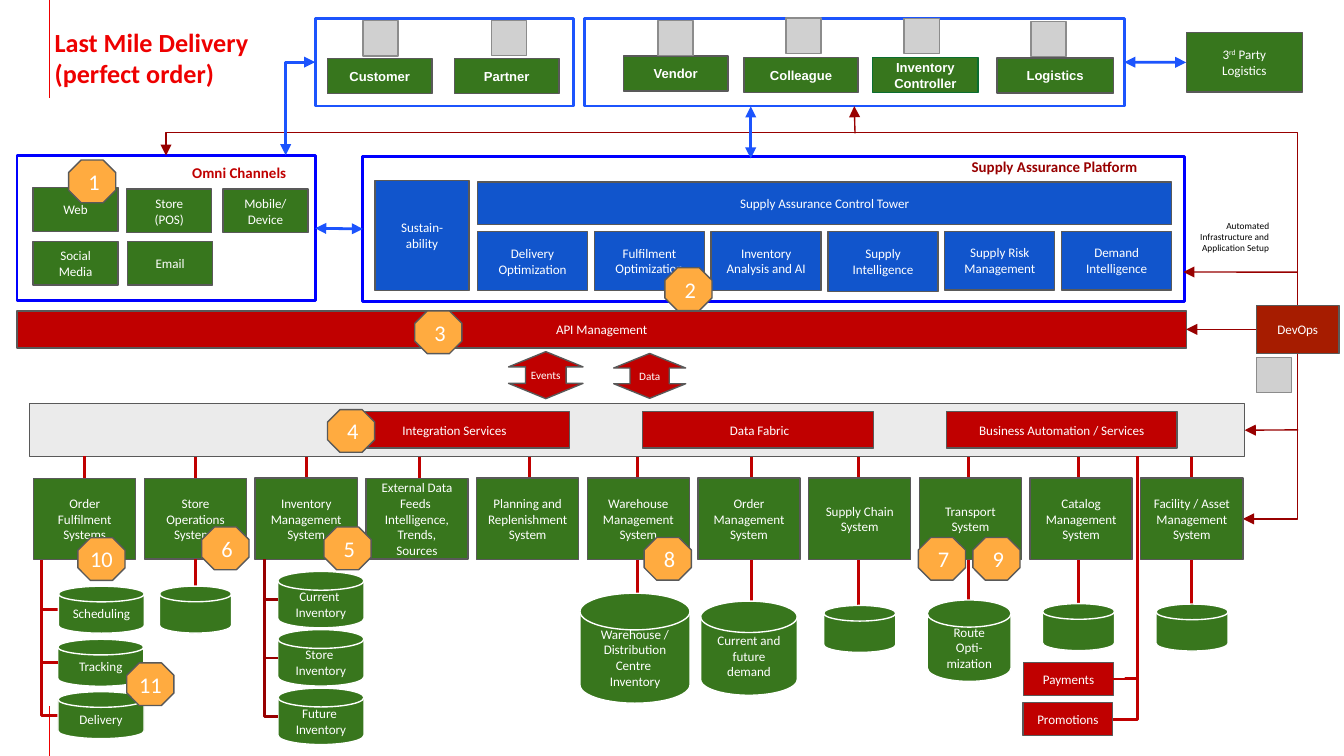
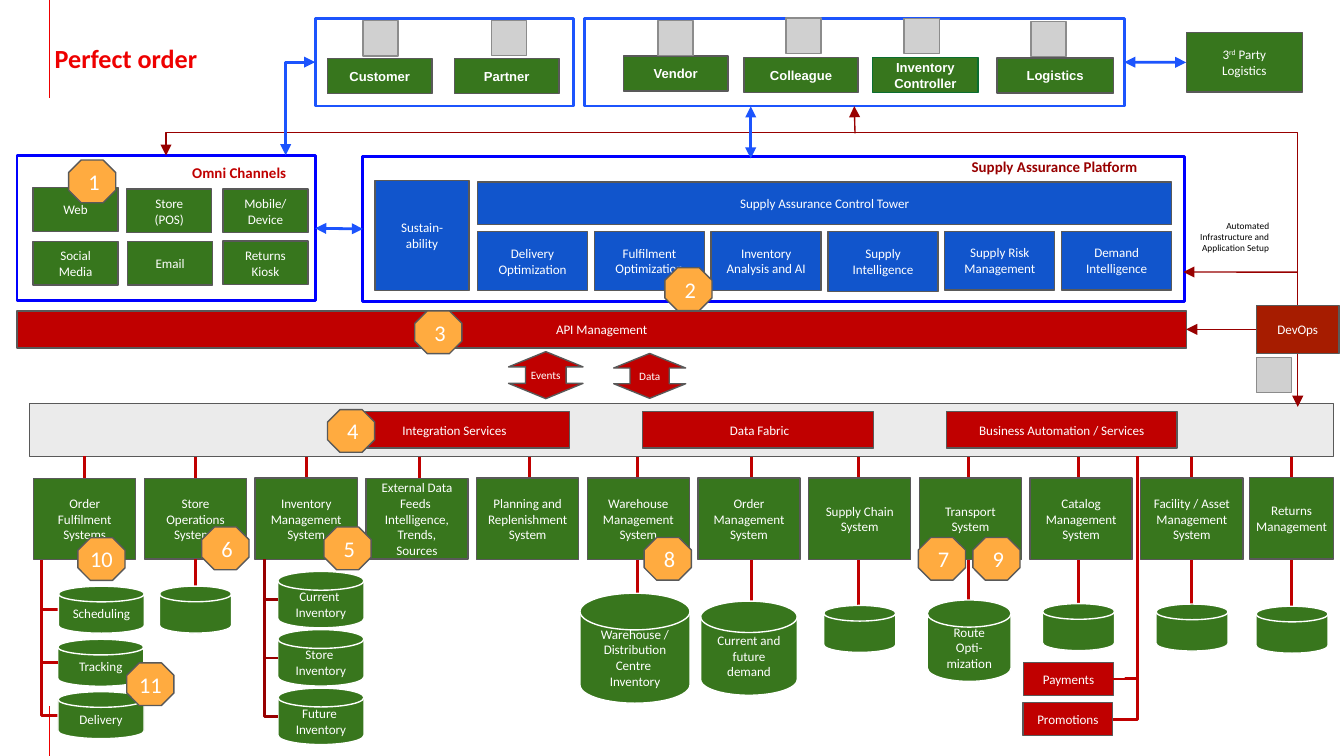
Before and after one commit to brucedkyle/architectures, a slide deck: slide 16 of docs/sustainability/downloads/SupplyChainOptimization.pptx. Drawn at 1344x756 pixels with LibreOffice and Linux fonts; fonts in the diff are those of the drawing; grey boxes stand for pictures; background and template pictures are left out. Boxes give left, top, right and bottom in pixels: in the first picture for what was removed or moved away, otherwise in the second. Text is boxed around its words. In the diff, an @@ line names an element or a change of style, - is before the commit and + after.

```diff
--- a/docs/sustainability/downloads/SupplyChainOptimization.pptx
+++ b/docs/sustainability/downloads/SupplyChainOptimization.pptx
@@ subtitle at [55,49,198,69]: text changed @@
-Last Mile Delivery (perfect order)
+Perfect order
@@ rectangle added at [223,241,308,285], fill #37761D, outline #595959 0.75 pt, 7 pt, text #FFFFFF @@
+Returns Kiosk
@@ elbow arrow moved from (1298, 353) - (1243, 519) to (1298, 353) - (1298, 407) @@
@@ rectangle: place and size @@
-rectangle at [30,403,1245,457]
+rectangle at [30,403,1333,457]
@@ arrow removed from (1298, 430) to (1245, 430) @@
@@ rectangle added at [1250,478,1333,560], fill #38761D, outline #595959 0.75 pt, 7 pt, text #FFFFFF @@
+Returns Management
@@ line added from (1292, 457) to (1292, 630), #C00000 1.5 pt @@
@@ cylinder added at [1257,606,1329,653], fill #38761D, outline #FFFFFF 0.75 pt @@
```
Also in this commit, not shown: 16 other slides changed, 1 other file.
